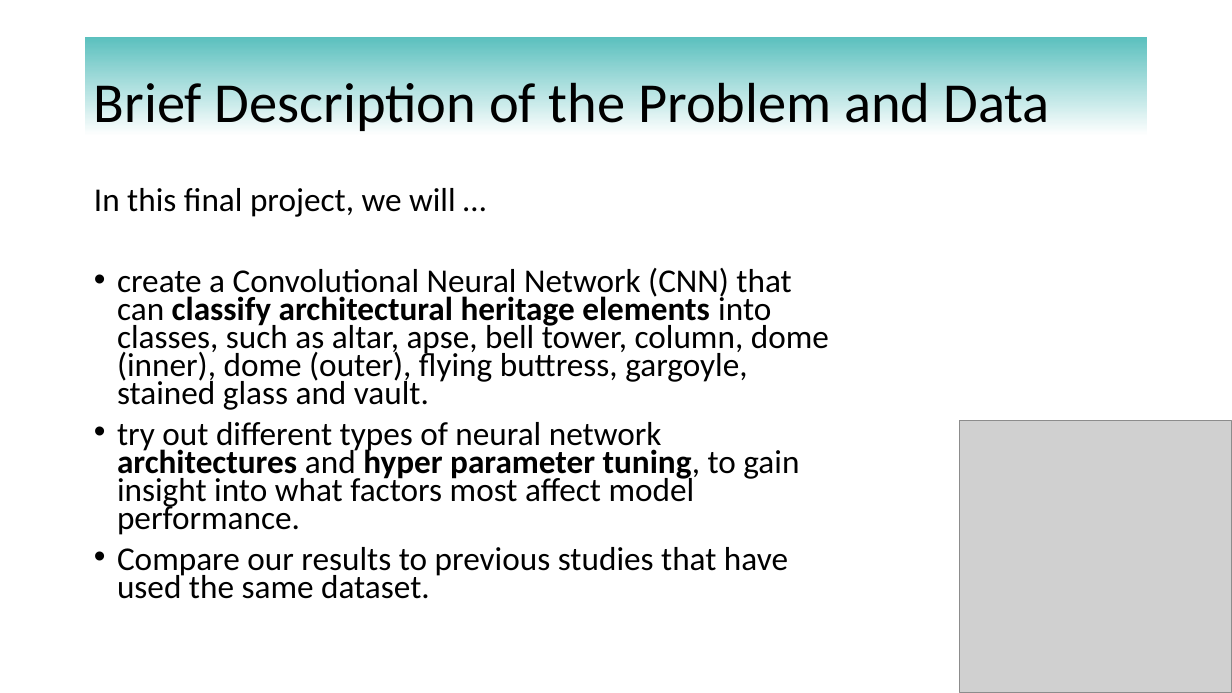
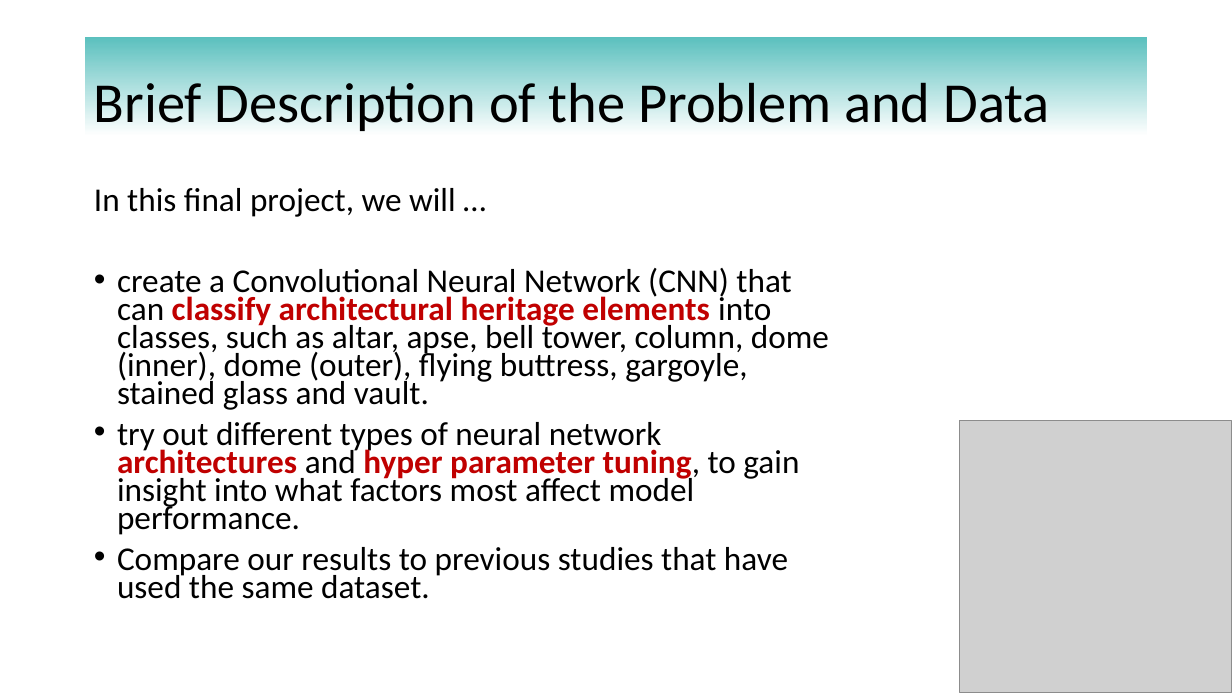
Before and after one commit to enraarne/CUBoulder-Deep-Learning-Final-Project, a slide deck: slide 2 of presentation.pptx. Drawn at 1232x693 pixels with LibreOffice and Linux fonts; fonts in the diff are those of the drawing; grey boxes stand for pictures. Boxes give left, top, right and bottom in pixels: in the first picture for what was removed or moved away, otherwise in the second. Text is boxed around its words. In the diff, an @@ line names an element or a change of style, - is before the commit and + after.

```diff
--- a/presentation.pptx
+++ b/presentation.pptx
@@ text at box(117, 268, 829, 535): text colour #000000 to #C00000 in "classify architectural heritage elements", "architectures hyper parameter tuning," @@
```
Also in this commit, not shown: 6 other slides changed, 3 slides added, 3 slides removed, 1 other file.
